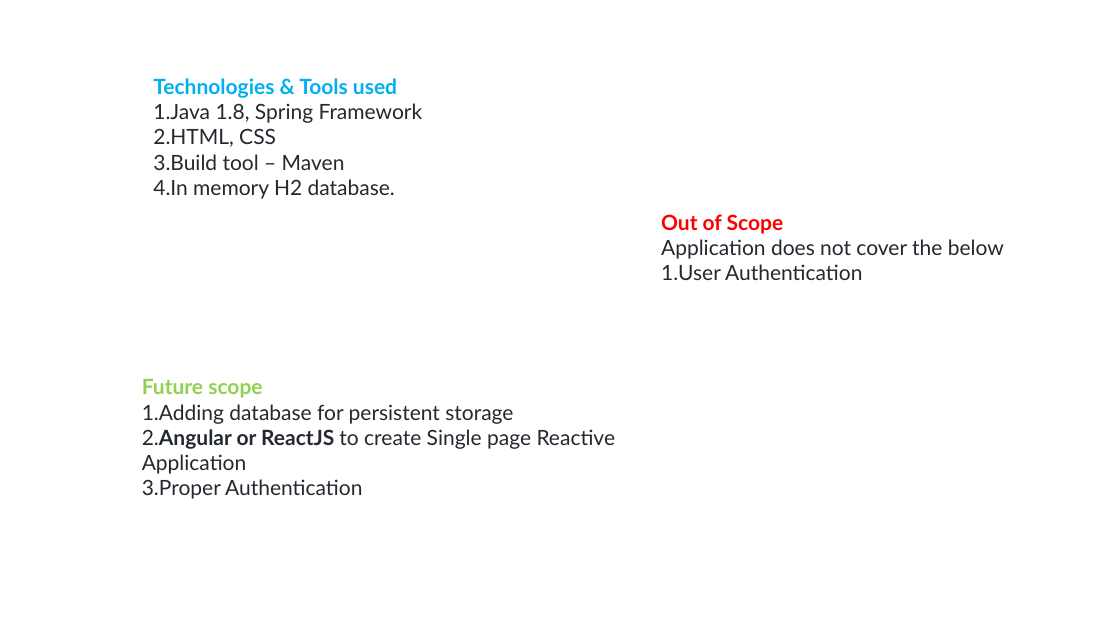
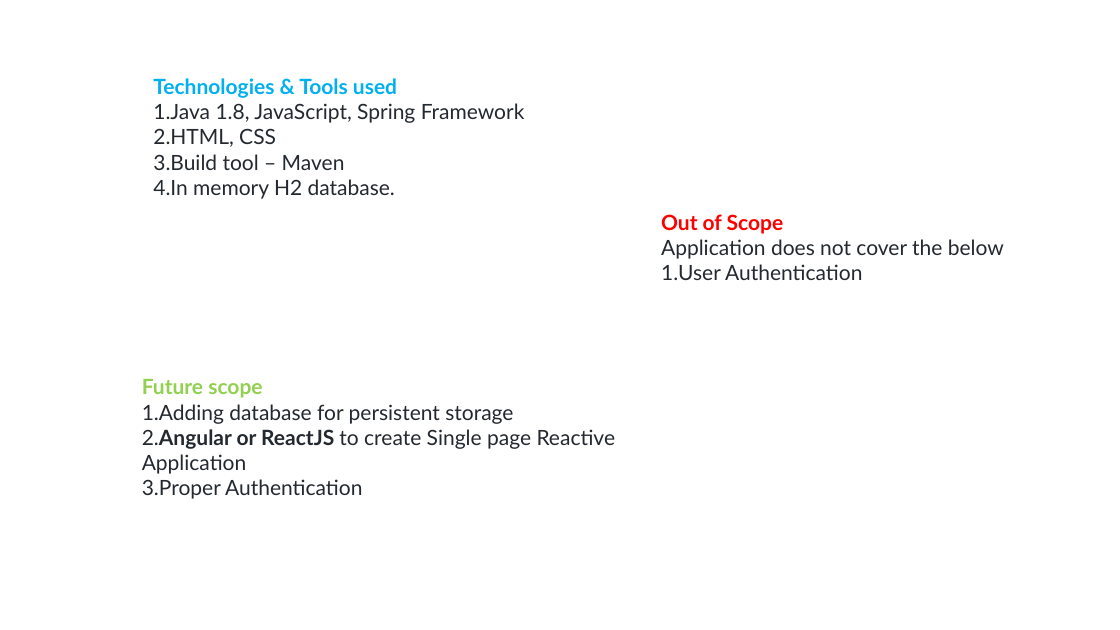
Before and after one commit to SachinPrasad7/Address_Book, a slide deck: slide 12 of Address_Book_PPT.pptx (slide 10 before the commit). Drawn at 1120x630 pixels with LibreOffice and Linux fonts; fonts in the diff are those of the drawing. Boxes give left, top, right and bottom in pixels: in the first picture for what was removed or moved away, otherwise in the second. Text is boxed around its words. In the diff, an @@ line names an element or a change of style, - is before the commit and + after.

```diff
--- a/Address_Book_PPT.pptx
+++ b/Address_Book_PPT.pptx
@@ text at (153, 103, 525, 123): text changed @@
-1. Java 1.8, Spring Framework
+1. Java 1.8, JavaScript, Spring Framework
```
Also in this commit, not shown: 2 slides added, 5 other files.
